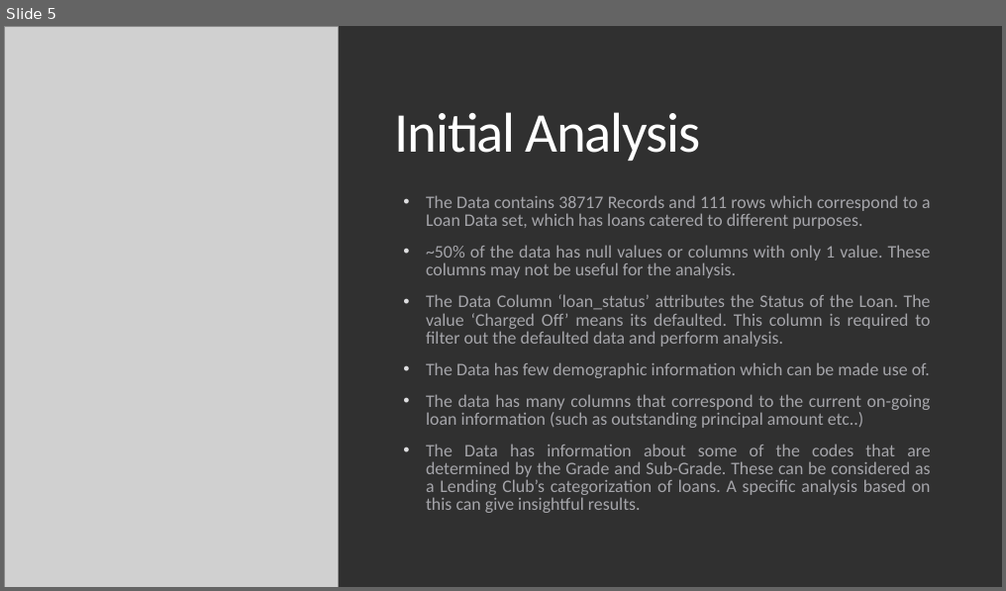
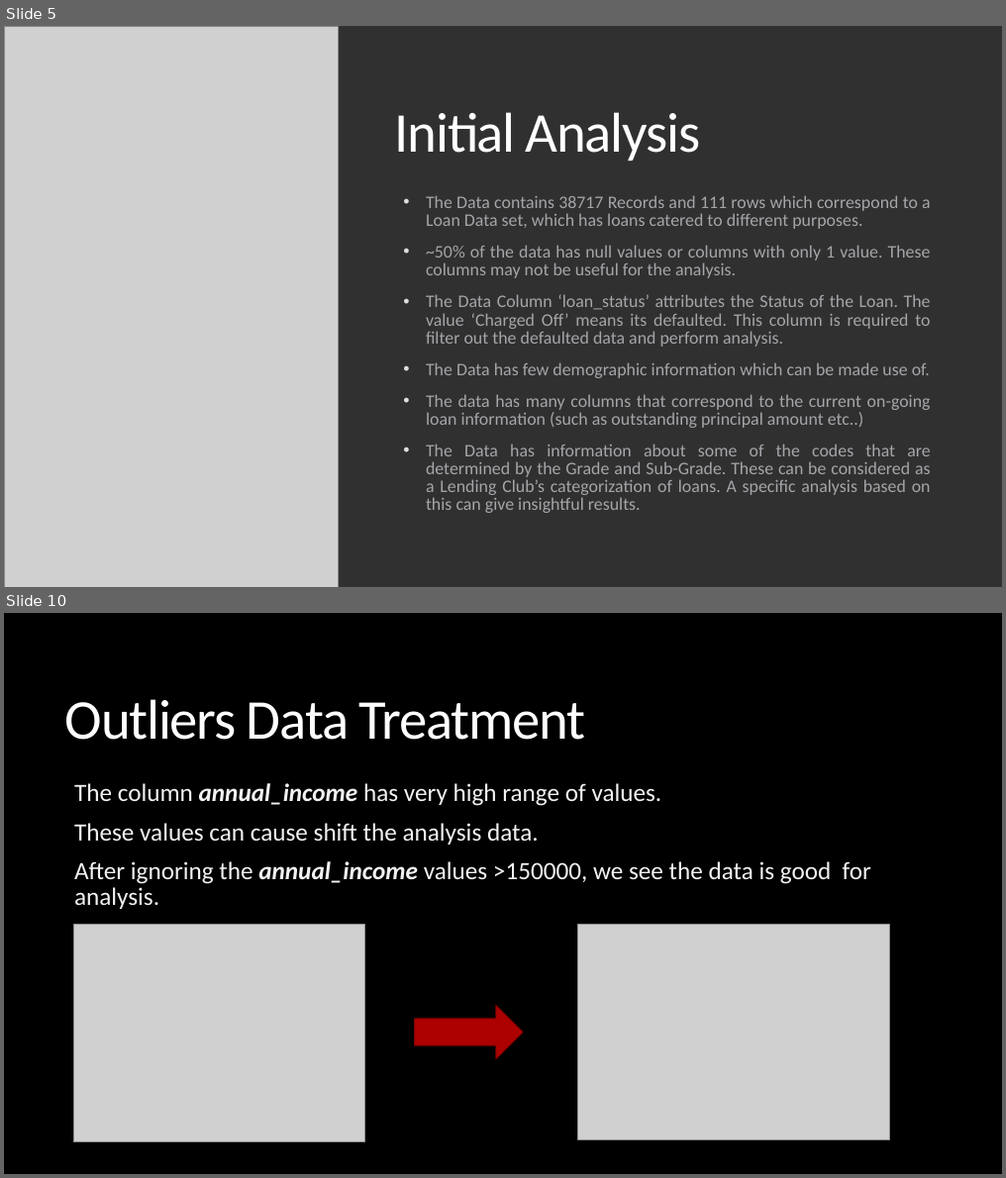
Before and after one commit to Vasista-Eranki/LendingClubCaseStudy, a slide deck: Lending Club Case Study.pptx. Shown one above the other, each under a label of ours: slide 5 before the commit, slides 5 and 10 after it; the slides between them are not shown. The pictures are 1006x591 and 1006x1178 pixels, drawn with LibreOffice and Linux fonts; fonts in the diff are those of the drawing; grey boxes stand for pictures. Boxes give left, top, right and bottom in pixels: in the first picture for what was removed or moved away, otherwise in the second. Text is boxed around its words. In the diff, an @@ line names an element or a change of style, - is before the commit and + after.

Commit message:
Presentation updates till Univariate Analysis

```diff
--- a/Lending Club Case Study.pptx
+++ b/Lending Club Case Study.pptx
@@ slide 10 added at <box>4,613,1002,1174</box>, background #000000 @@
@@ title added at <box>65,699,586,740</box>, 54 pt, text #FFFFFF @@
+Outliers Data Treatment
@@ text added at <box>74,783,871,909</box>, 24 pt, text #F2F2F2 @@
+  The column annual_income has very high range of values.
+  These values can cause shift the analysis data.
+  After ignoring the annual_income values >150000, we see the data is good for analysis.
@@ picture added at <box>73,925,365,1143</box> @@
@@ picture added at <box>578,925,890,1140</box> @@
@@ right arrow added at <box>414,1005,523,1059</box>, fill #AD0101, outline #800101 1 pt @@
```
Also in this commit, not shown: 3 slides changed, 14 other slides added, 1 slide removed, 1 other file.
